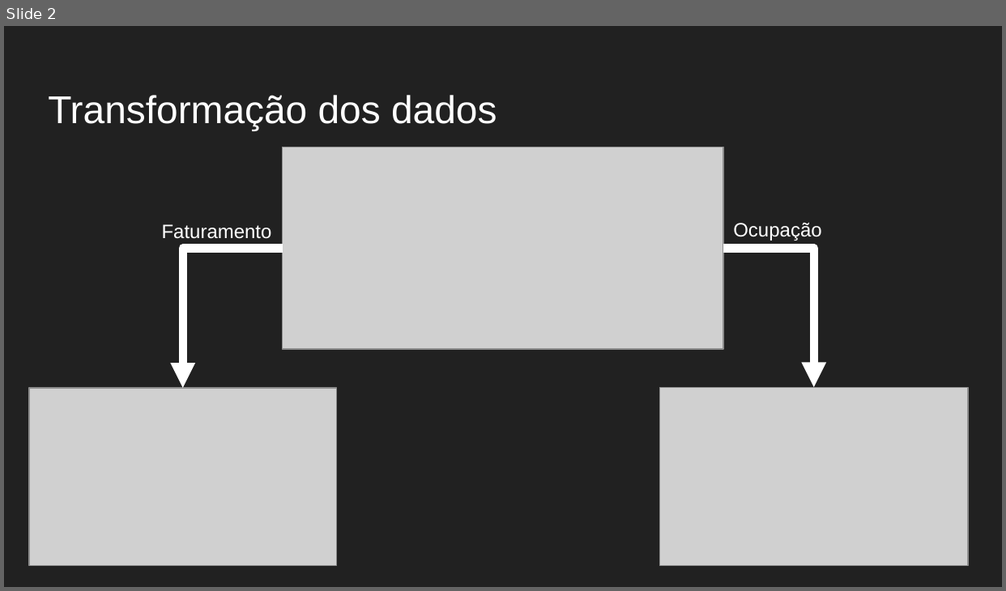
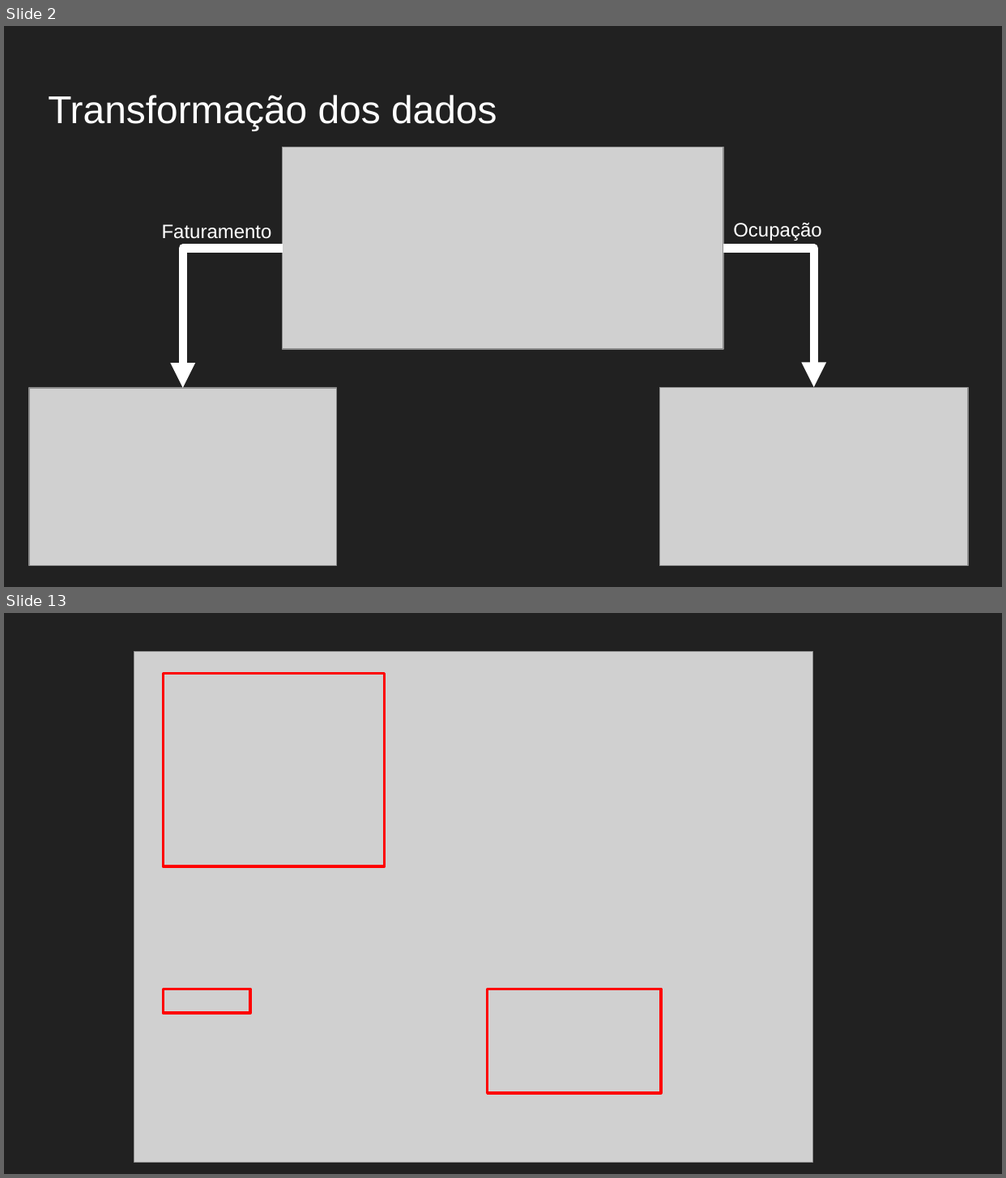
Before and after one commit to arturjacques/DataScience, a slide deck: Apresentação.pptx. Shown one above the other, each under a label of ours: slide 2 before the commit, slides 2 and 13 after it; the slides between them are not shown. The pictures are 1006x591 and 1006x1178 pixels, drawn with LibreOffice and Linux fonts; fonts in the diff are those of the drawing; grey boxes stand for pictures. Boxes give left, top, right and bottom in pixels: in the first picture for what was removed or moved away, otherwise in the second. Text is boxed around its words. In the diff, an @@ line names an element or a change of style, - is before the commit and + after.

```diff
--- a/Apresentação.pptx
+++ b/Apresentação.pptx
@@ slide 13 added at [4,613,1002,1174], background #212121 @@
@@ picture added at [134,652,812,1163] @@
@@ rectangle added at [163,673,384,867], outline #FF0000 2 pt @@
@@ rectangle added at [163,989,250,1013], outline #FF0000 2 pt @@
@@ rectangle added at [487,989,661,1093], outline #FF0000 2 pt @@
```
Also in this commit, not shown: 11 other slides added, 1 slide removed, 5 other files.
